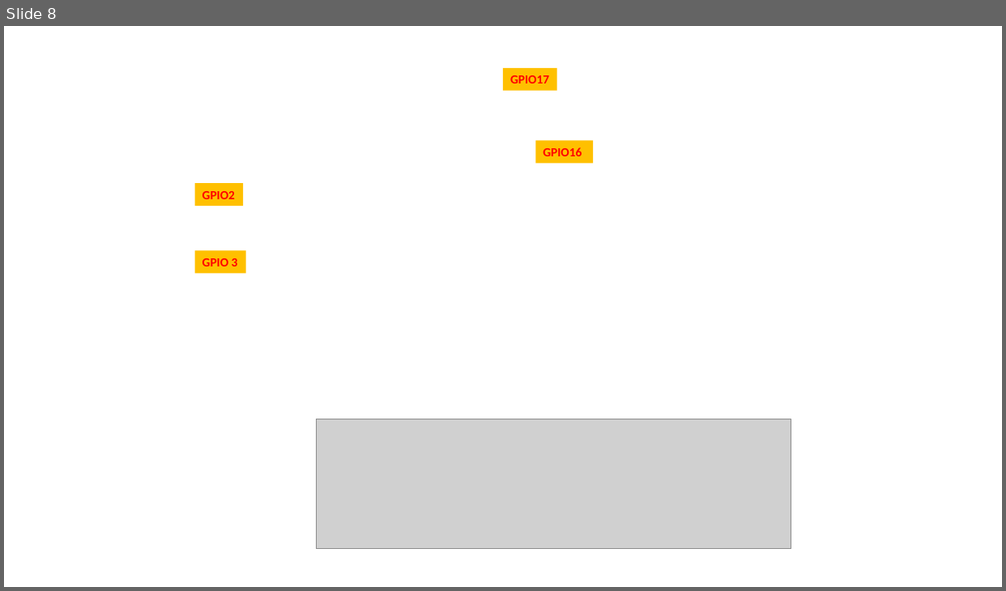
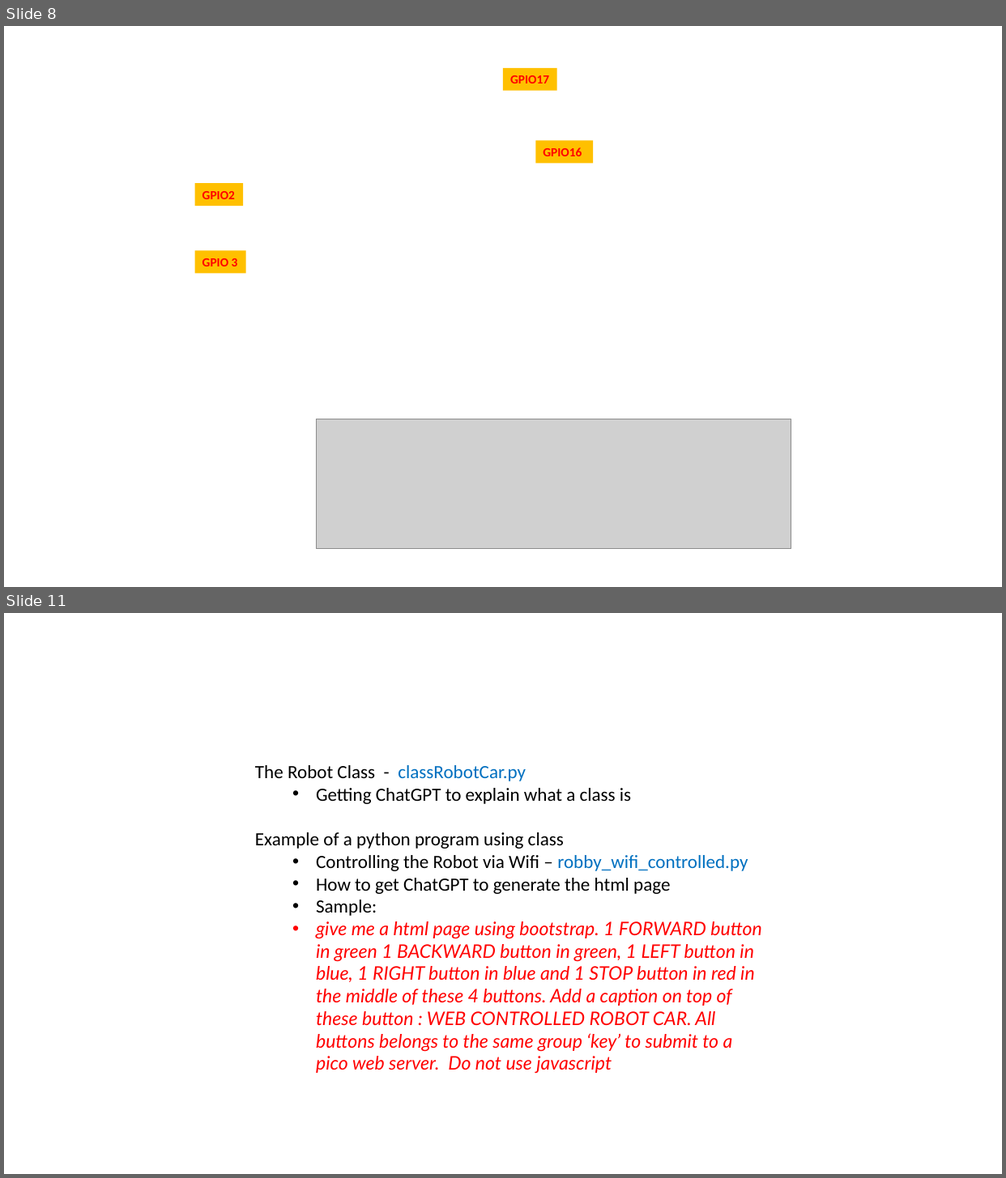
Before and after one commit to ssgoh/The-Pi-Club, a slide deck: Club Meetings 2023/Meeting 06 - Jun 04 2023/LN298 Wiring and Explanation.pptx. Shown one above the other, each under a label of ours: slide 8 before the commit, slides 8 and 11 after it; the slides between them are not shown. The pictures are 1006x591 and 1006x1178 pixels, drawn with LibreOffice and Linux fonts; fonts in the diff are those of the drawing; grey boxes stand for pictures; background and template pictures are left out. Boxes give left, top, right and bottom in pixels: in the first picture for what was removed or moved away, otherwise in the second. Text is boxed around its words. In the diff, an @@ line names an element or a change of style, - is before the commit and + after.

```diff
--- a/Club Meetings 2023/Meeting 06 - Jun 04 2023/LN298 Wiring and Explanation.pptx
+++ b/Club Meetings 2023/Meeting 06 - Jun 04 2023/LN298 Wiring and Explanation.pptx
@@ slide 11 added at (4, 613, 1002, 1174), background #FFFFFF @@
@@ text added at (255, 765, 762, 1073), 18 pt, text #FF0000, italic @@
+The Robot Class - classRobotCar.py
+  • Getting ChatGPT to explain what a class is
+Example of a python program using class
+  • Controlling the Robot via Wifi – robby_wifi_controlled.py
+  • How to get ChatGPT to generate the html page
+  • Sample:
+  • give me a html page using bootstrap. 1 FORWARD button in green 1 BACKWARD button in green, 1 LEFT button in blue, 1 RIGHT button in blue and 1 STOP button in red in the middle of these 4 buttons. Add a caption on top of these button : WEB CONTROLLED ROBOT CAR. All buttons belongs to the same group ‘key’ to submit to a pico web server. Do not use javascript
```
Also in this commit, not shown: 2 other slides added.
